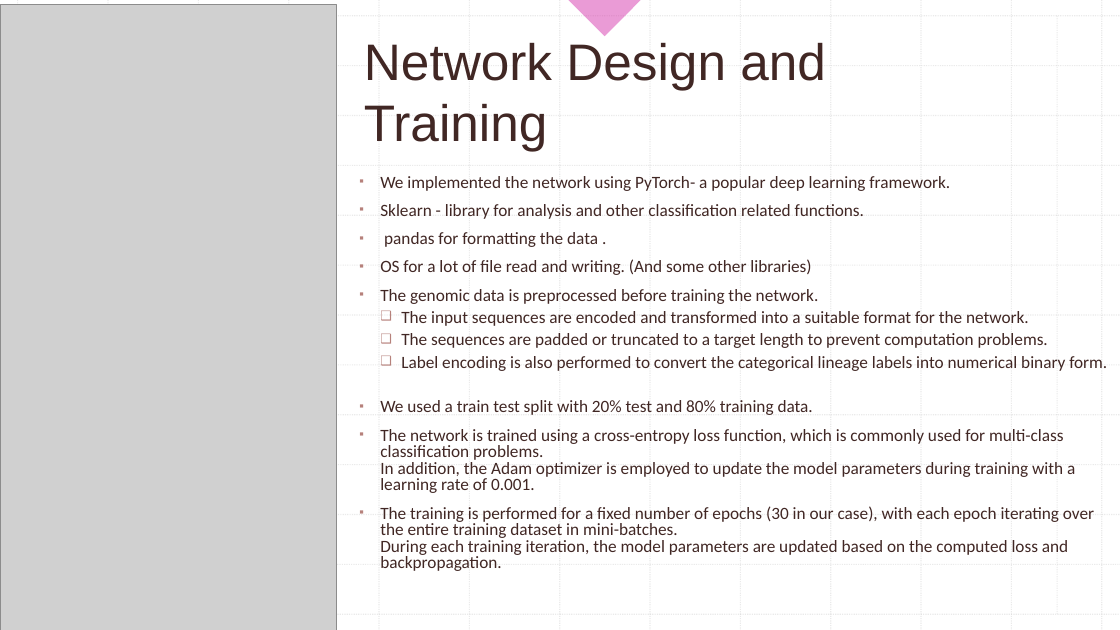
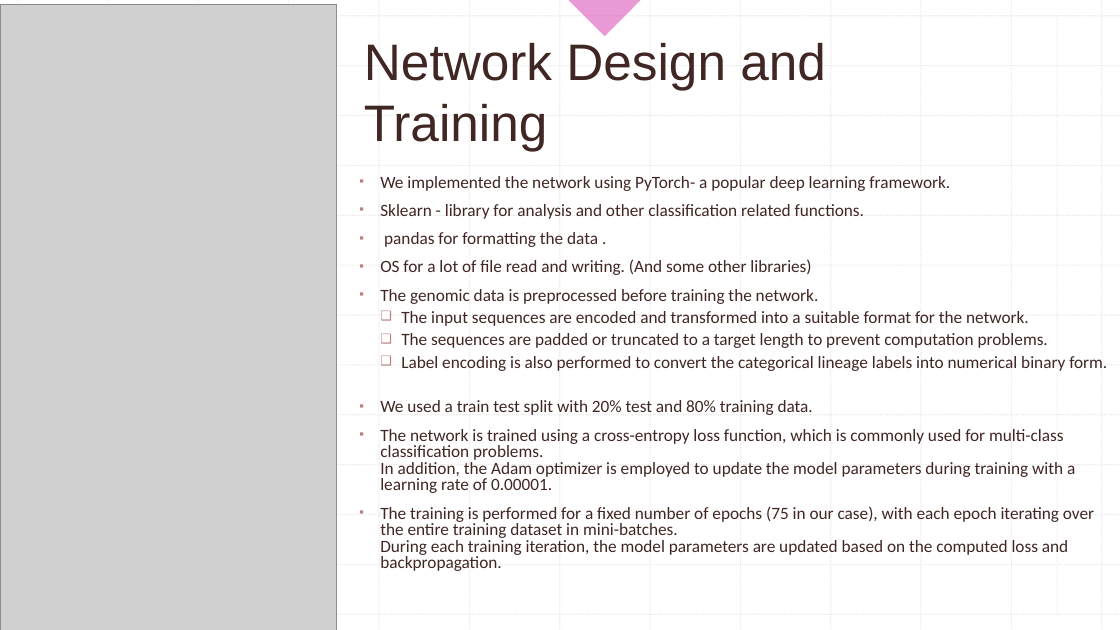
Before and after one commit to roeimichael/DNAclassification, a slide deck: slide 4 of Genomic data classification - Roei and Bar.pptx. Drawn at 1120x630 pixels with LibreOffice and Linux fonts; fonts in the diff are those of the drawing; grey boxes stand for pictures. Boxes give left, top, right and bottom in pixels: in the first picture for what was removed or moved away, otherwise in the second. Text is boxed around its words. In the diff, an @@ line names an element or a change of style, - is before the commit and + after.

Commit message:
updated modelTraining.py parameters added ProcessingResults.py file to present graphs at the end of a run

```diff
--- a/Genomic data classification - Roei and Bar.pptx
+++ b/Genomic data classification - Roei and Bar.pptx
@@ text at box(380, 429, 1094, 571): text changed @@
-▪ The network is trained using a cross-entropy loss function, which is commonly used for multi-class classification problems.
-  In addition, the Adam optimizer is employed to update the model parameters during training with a learning rate of 0.001.
-▪ The training is performed for a fixed number of epochs (30 in our case), with each epoch iterating over the entire training dataset in mini-batches.
-  During each training iteration, the model parameters are updated based on the computed loss and backpropagation.
+▪ The network is trained using a cross-entropy loss function, which is commonly used for multi-class classification problems.
+  In addition, the Adam optimizer is employed to update the model parameters during training with a learning rate of 0.00001.
+▪ The training is performed for a fixed number of epochs (75 in our case), with each epoch iterating over the entire training dataset in mini-batches.
+  During each training iteration, the model parameters are updated based on the computed loss and backpropagation.
```
Also in this commit, not shown: 2 other slides changed, 2 other files.
